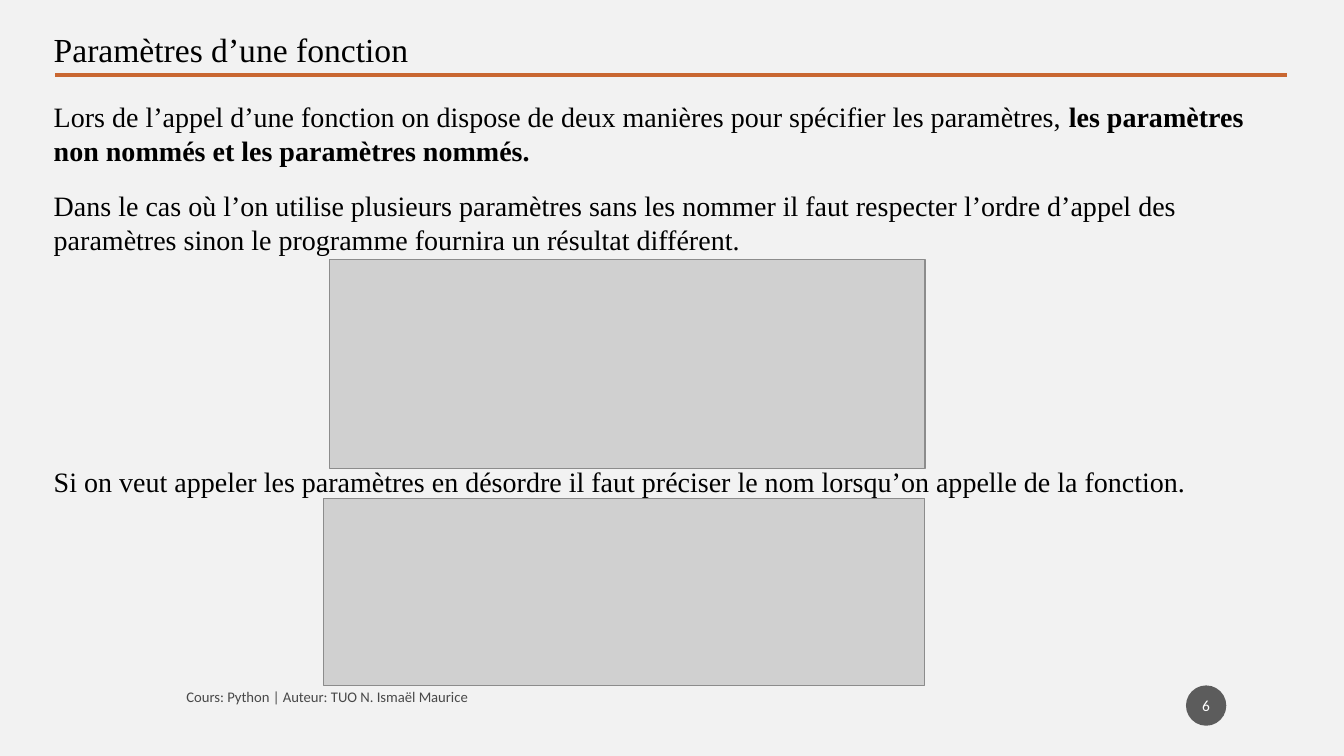
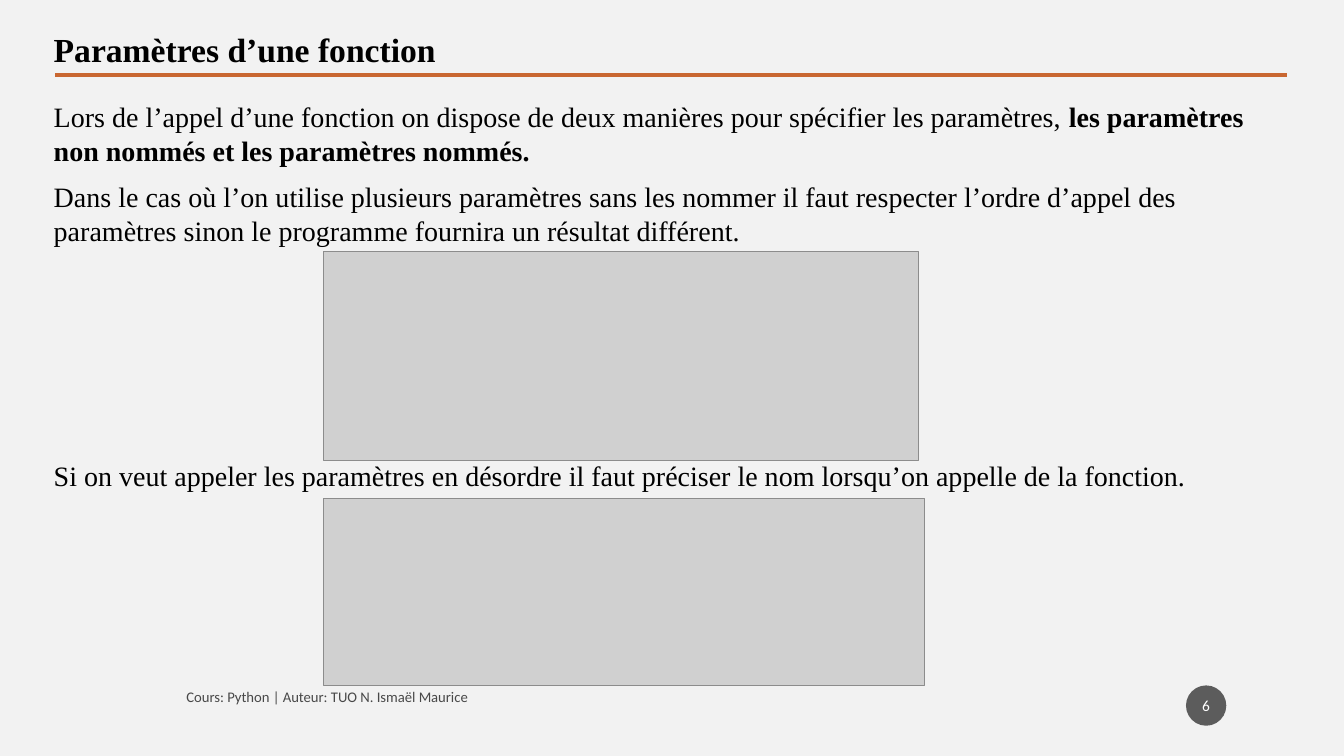
Before and after one commit to tisma95/cours-python, a slide deck: slide 6 of source/Chapitre 5 - Les fonctions.pptx. Drawn at 1344x756 pixels with LibreOffice and Linux fonts; fonts in the diff are those of the drawing; grey boxes stand for pictures. Boxes give left, top, right and bottom in pixels: in the first picture for what was removed or moved away, otherwise in the second. Text is boxed around its words. In the diff, an @@ line names an element or a change of style, - is before the commit and + after.

```diff
--- a/source/Chapitre 5 - Les fonctions.pptx
+++ b/source/Chapitre 5 - Les fonctions.pptx
@@ text "Paramètres d’une fonction" at [54,38,436,63]: bold on @@
@@ text "Dans le cas où l’on ...": place and size @@
-text "Dans le cas où l’on ..." at [54,196,1175,255]
+text "Dans le cas où l’on ..." at [54,187,1175,246]
@@ picture: place and size @@
-picture at [330,259,926,469]
+picture at [324,251,920,461]
@@ text "Si on veut appeler les ...": place and size @@
-text "Si on veut appeler les ..." at [54,472,1185,497]
+text "Si on veut appeler les ..." at [54,466,1185,492]
```
Also in this commit, not shown: 13 other slides changed, 13 other files.
